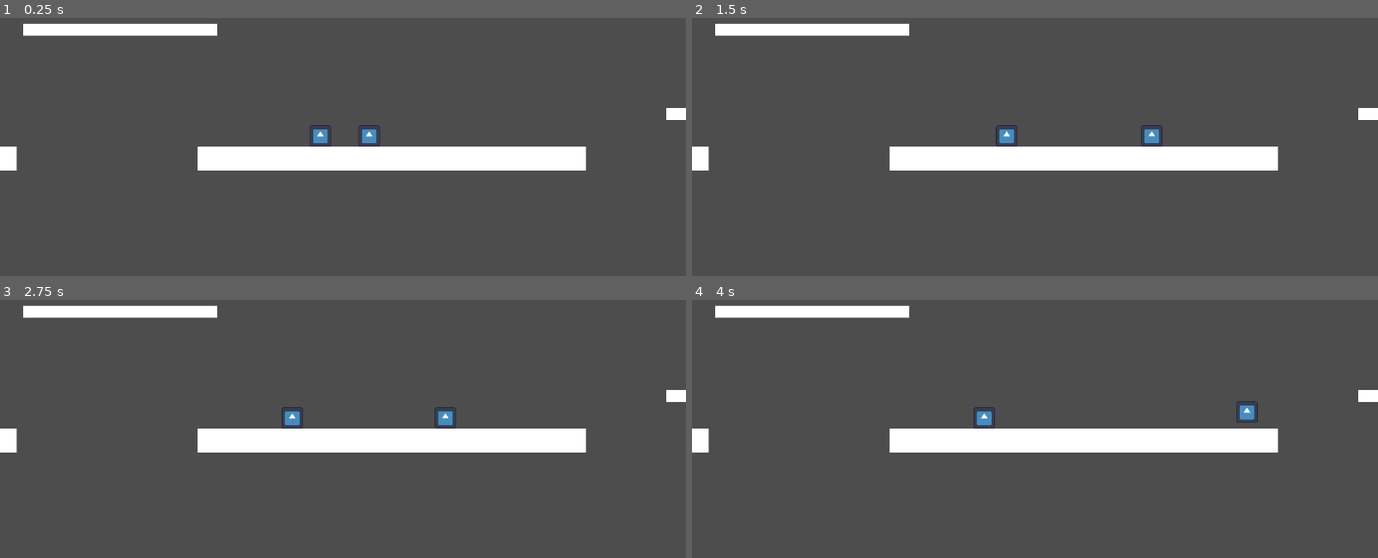
Above: before the commit, frames 1-4 (two rows, left to right).
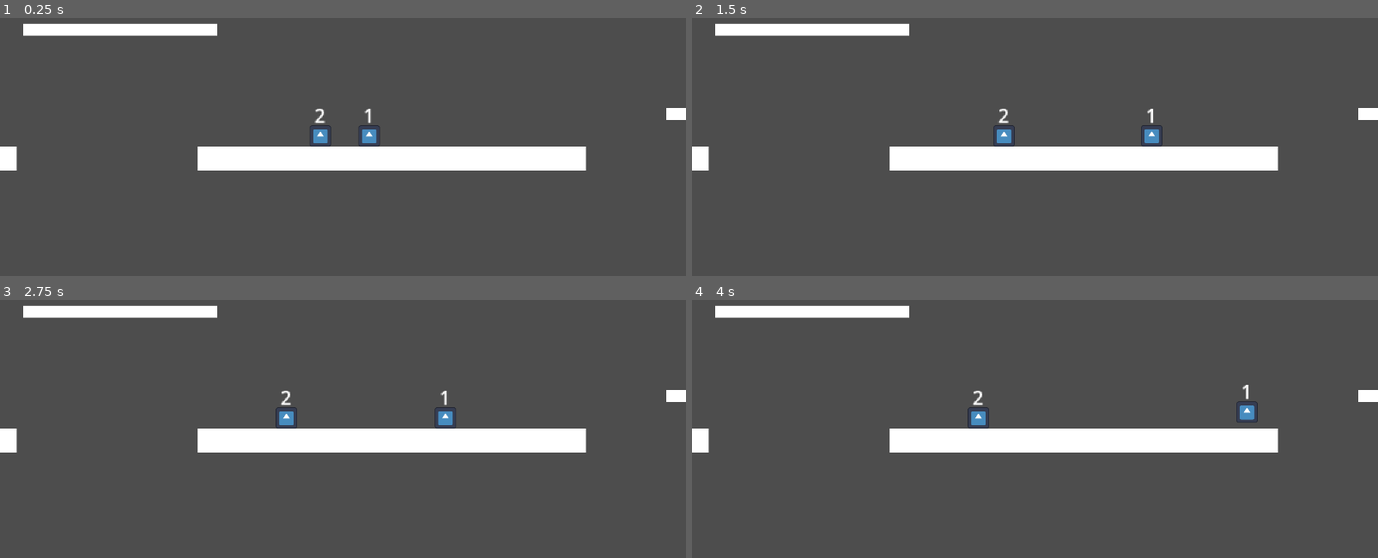
Above: after the commit, the same moments.

Repository: CISC204-S25/final-project-team-2
Game: Godot game, scene res://scenes/main.tscn
Two runs of this game, one before a commit and one after it. Both use one fixed random seed, a clock stepped at 60 frames per second and the inputs below. The engine's default icon, where the game draws it, is replaced by a stand-in: a white triangle on a blue panel in a dark square.
Inputs:
- Up to frame 1 (0.25 s): no input
- Up to frame 2 (1.5 s): tap Enter at 0.5 s; hold D (p1_right) from 0.53 s (still down); tap Left (p2_left) at 0.6 s; tap W (p1_jump) at 0.77 s; tap Right (p2_right) at 1.35 s
- Up to frame 3 (2.75 s): tap W (p1_jump) at 1.52 s; release D (p1_right) at 2.03 s; hold A (p1_left) from 2.03 s (still down); tap Left (p2_left) at 2.1 s
- Up to frame 4 (4 s): release A (p1_left) at 2.78 s; hold D (p1_right) from 2.78 s (still down); tap Right (p2_right) at 2.85 s; tap W (p1_jump) at 3.02, 3.77 s; tap Left (p2_left) at 3.6 s

The runs differ from the first frame. In frame 1, less than 0.1% of the frame differs, in the area x 45-55%, y 35-41%; in frame 2, 0.2%; in frame 3, 0.2%; in frame 4, 0.2%, in the area x 40-82%, y 32-50%.

Commit message:
added numbers above p1 and p2 respectively

Diff:
--- a/final-project/scenes/player1.tscn
+++ b/final-project/scenes/player1.tscn
@@ -16,3 +16,11 @@
 [node name="Sprite2D" type="Sprite2D" parent="."]
 scale = Vector2(0.140625, 0.140625)
 texture = ExtResource("2_3qesp")
+
+[node name="Label" type="Label" parent="."]
+texture_filter = 1
+offset_left = -5.0
+offset_top = -29.0
+offset_right = 5.0
+offset_bottom = -6.0
+text = "1"
--- a/final-project/scenes/player2.tscn
+++ b/final-project/scenes/player2.tscn
@@ -16,3 +16,11 @@
 [node name="Sprite2D" type="Sprite2D" parent="."]
 scale = Vector2(0.140625, 0.140625)
 texture = ExtResource("2_42ikn")
+
+[node name="Label" type="Label" parent="."]
+texture_filter = 1
+offset_left = -5.0
+offset_top = -29.0
+offset_right = 5.0
+offset_bottom = -6.0
+text = "2"
--- a/final-project/scripts/player_2.gd
+++ b/final-project/scripts/player_2.gd
@@ -3,7 +3,7 @@
 # Change these values for movement/jump speed
 const SPEED = 30.0
 const JUMP_VELOCITY = -150.0
-const ICE_SPEEDUP = 130
+const ICE_SPEEDUP = 150
 const ICE_SLOWDOWN = 15
 
 const PUSH_FORCE = 30
